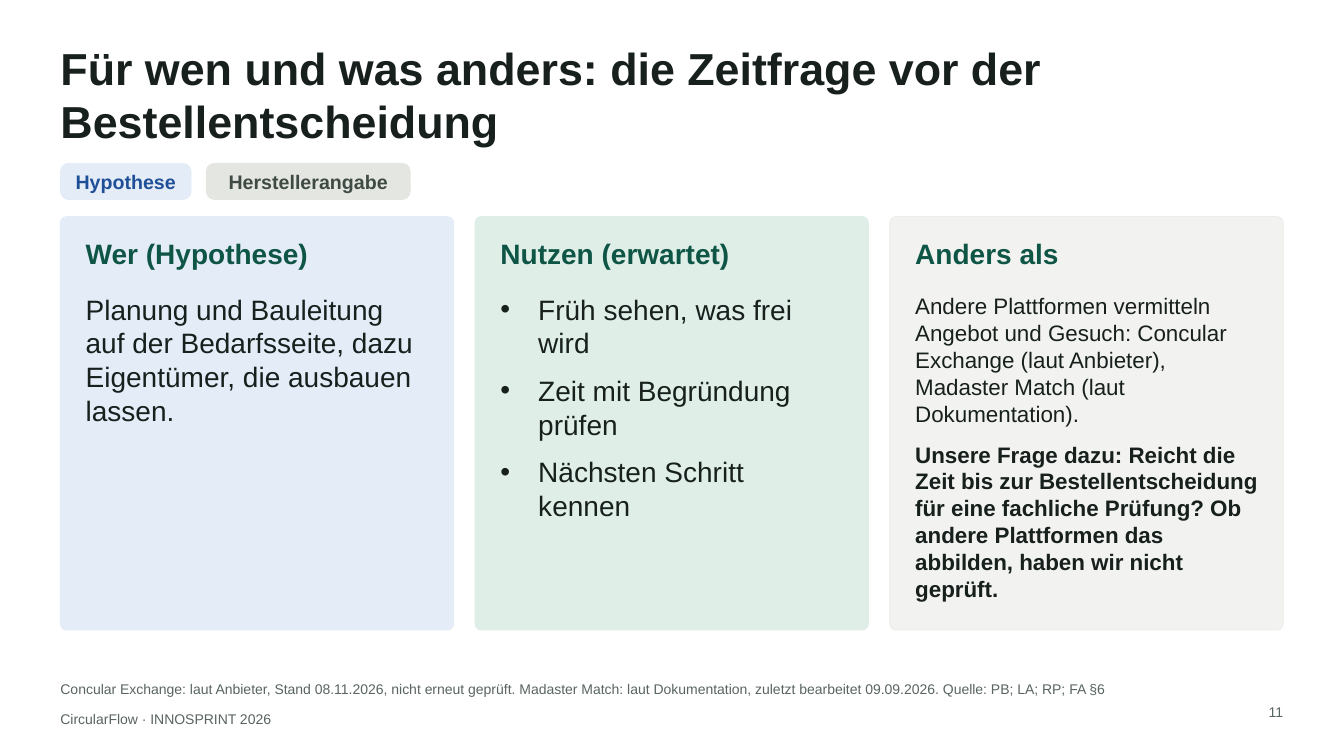
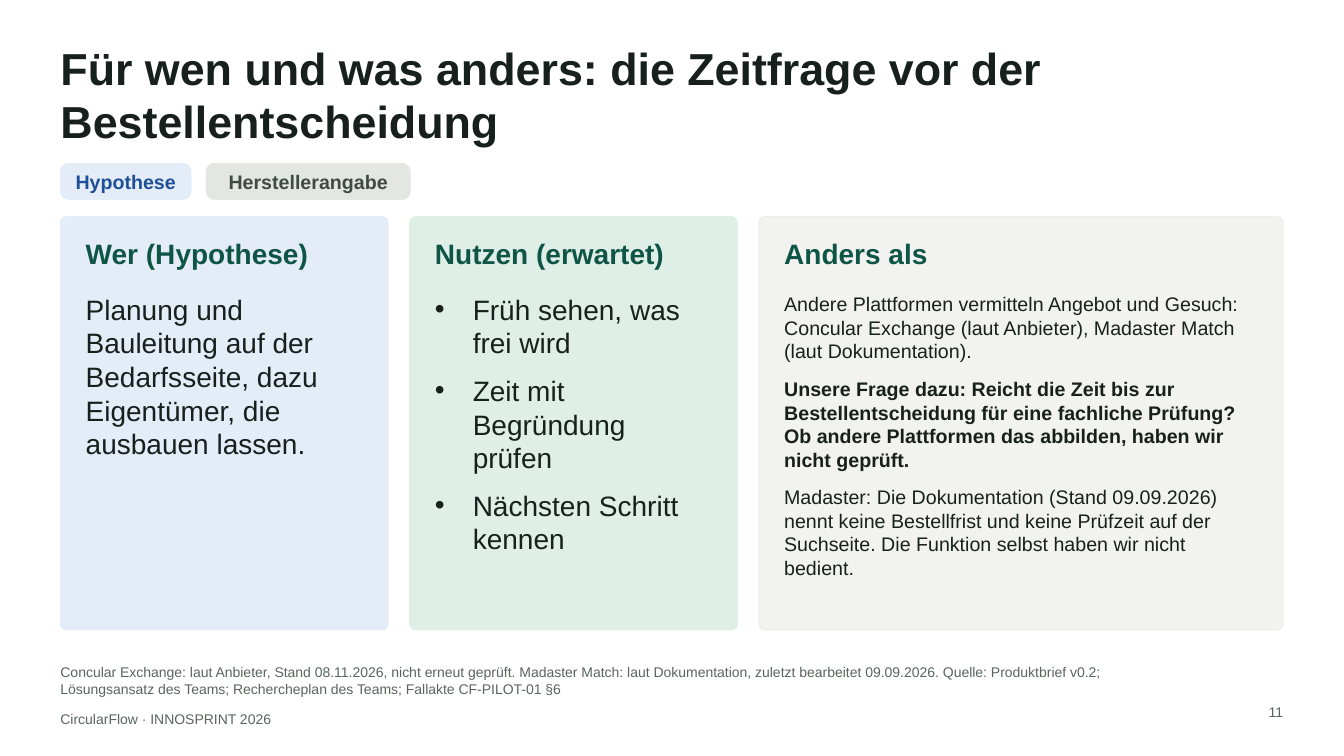
Before and after one commit to sammo3332/CircularFlow, a slide deck: slide 11 of pitch/innosprint-2026/ausgabe/weitere-fassungen/CircularFlow_INNOSPRINT2026_Fassung-B_Demo-zuerst.pptx. Drawn at 1344x756 pixels with LibreOffice and Linux fonts; fonts in the diff are those of the drawing. Boxes give left, top, right and bottom in pixels: in the first picture for what was removed or moved away, otherwise in the second. Text is boxed around its words. In the diff, an @@ line names an element or a change of style, - is before the commit and + after.

```diff
--- a/pitch/innosprint-2026/ausgabe/weitere-fassungen/CircularFlow_INNOSPRINT2026_Fassung-B_Demo-zuerst.pptx
+++ b/pitch/innosprint-2026/ausgabe/weitere-fassungen/CircularFlow_INNOSPRINT2026_Fassung-B_Demo-zuerst.pptx
@@ rounded rectangle: place and size @@
-rounded rectangle at bbox=[60, 217, 454, 630]
+rounded rectangle at bbox=[60, 217, 388, 630]
@@ rounded rectangle at bbox=[60, 217, 388, 630]: proportions changed @@
@@ rounded rectangle at bbox=[410, 217, 738, 630]: proportions changed @@
@@ rounded rectangle: place and size @@
-rounded rectangle at bbox=[475, 217, 868, 630]
+rounded rectangle at bbox=[410, 217, 738, 630]
@@ text "Nutzen (erwartet)": place and size @@
-text "Nutzen (erwartet)" at bbox=[500, 243, 730, 270]
+text "Nutzen (erwartet)" at bbox=[435, 243, 664, 270]
@@ rounded rectangle: place and size @@
-rounded rectangle at bbox=[890, 217, 1284, 630]
+rounded rectangle at bbox=[759, 217, 1284, 630]
@@ text "Anders als": place and size @@
-text "Anders als" at bbox=[915, 243, 1059, 265]
+text "Anders als" at bbox=[784, 243, 927, 265]
@@ text "Planung und Bauleitung auf der ..." rewrapped from bbox=[86, 299, 413, 422] to bbox=[86, 299, 318, 455] @@
@@ text "Früh sehen, was frei wird" rewrapped from bbox=[538, 299, 792, 517] to bbox=[473, 299, 680, 550] @@
@@ text at bbox=[784, 296, 1238, 471]: size 16 to 14 pt in "Andere Plattformen vermitteln Angebot und Gesuch: Concular ...", "Unsere Frage dazu: Reicht die Zeit bis ..." @@
@@ text "Andere Plattformen vermitteln Angebot und ...": place and size @@
-text "Andere Plattformen vermitteln Angebot und ..." at bbox=[915, 297, 1257, 602]
+text "Andere Plattformen vermitteln Angebot und ..." at bbox=[784, 296, 1238, 575]
@@ text at bbox=[784, 489, 1217, 575]: paragraph added @@
+Madaster: Die Dokumentation (Stand 09.09.2026) nennt keine Bestellfrist und keine Prüfzeit auf der Suchseite. Die Funktion selbst haben wir nicht bedient.
@@ text at bbox=[60, 667, 1100, 697]: text changed @@
-Concular Exchange: laut Anbieter, Stand 08.11.2026, nicht erneut geprüft. Madaster Match: laut Dokumentation, zuletzt bearbeitet 09.09.2026. Quelle: PB; LA; RP; FA §6
+Concular Exchange: laut Anbieter, Stand 08.11.2026, nicht erneut geprüft. Madaster Match: laut Dokumentation, zuletzt bearbeitet 09.09.2026. Quelle: Produktbrief v0.2; Lösungsansatz des Teams; Rechercheplan des Teams; Fallakte CF-PILOT-01 §6
```
Also in this commit, not shown: 13 other slides changed, 25 other files.
